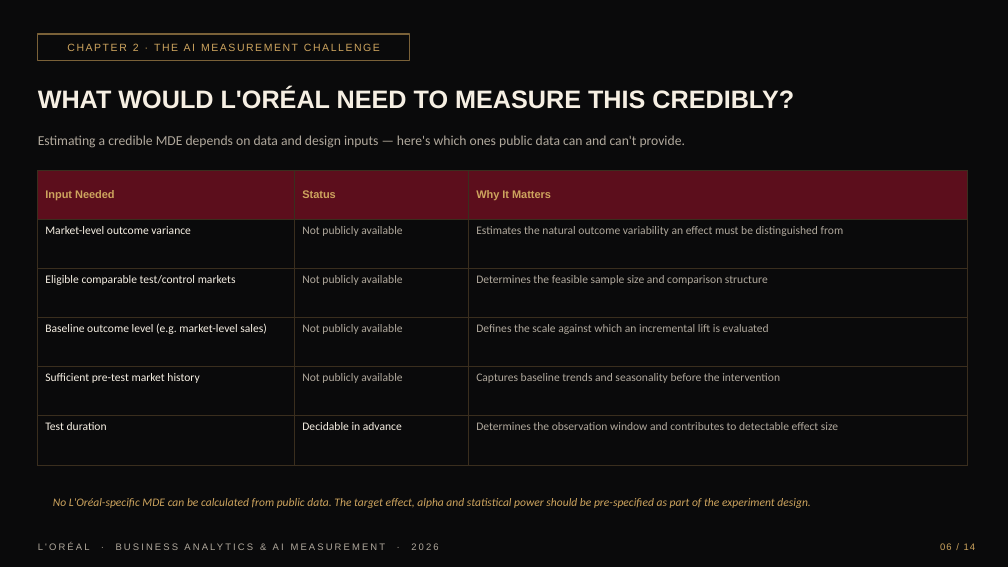
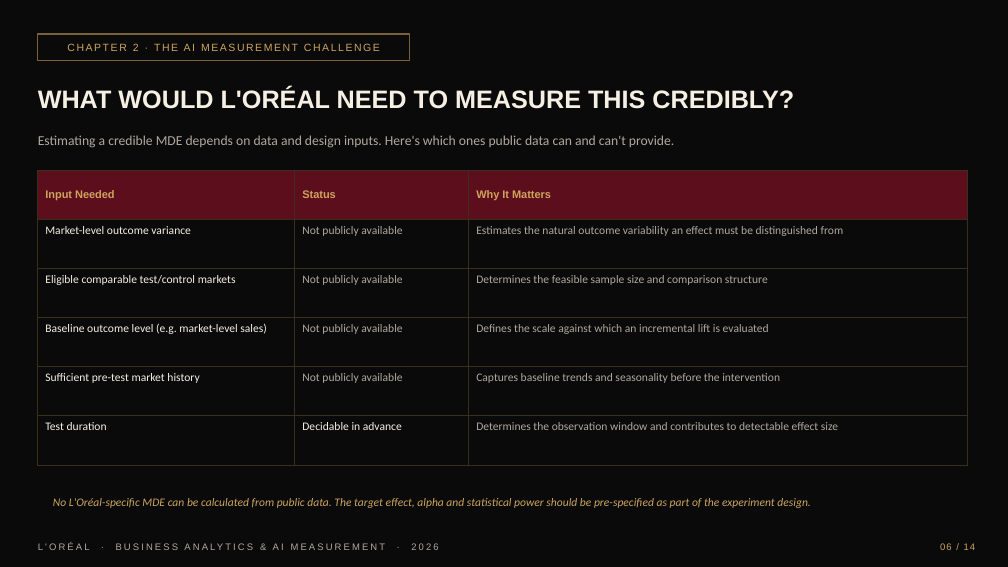
Before and after one commit to vigneshwari2408/loreal-ai-discovery-measurement, a slide deck: slide 6 of From-AI-Discovery-to-Measurement.pptx. Drawn at 1008x567 pixels with LibreOffice and Linux fonts; fonts in the diff are those of the drawing; background and template pictures are left out. Boxes give left, top, right and bottom in pixels: in the first picture for what was removed or moved away, otherwise in the second. Text is boxed around its words. In the diff, an @@ line names an element or a change of style, - is before the commit and + after.

```diff
--- a/From-AI-Discovery-to-Measurement.pptx
+++ b/From-AI-Discovery-to-Measurement.pptx
@@ text at (38,135,674,148): text changed @@
-Estimating a credible MDE depends on data and design inputs — here's which ones public data can and can't provide.
+Estimating a credible MDE depends on data and design inputs. Here's which ones public data can and can't provide.
```
Also in this commit, not shown: 10 other slides changed, 6 other files.
